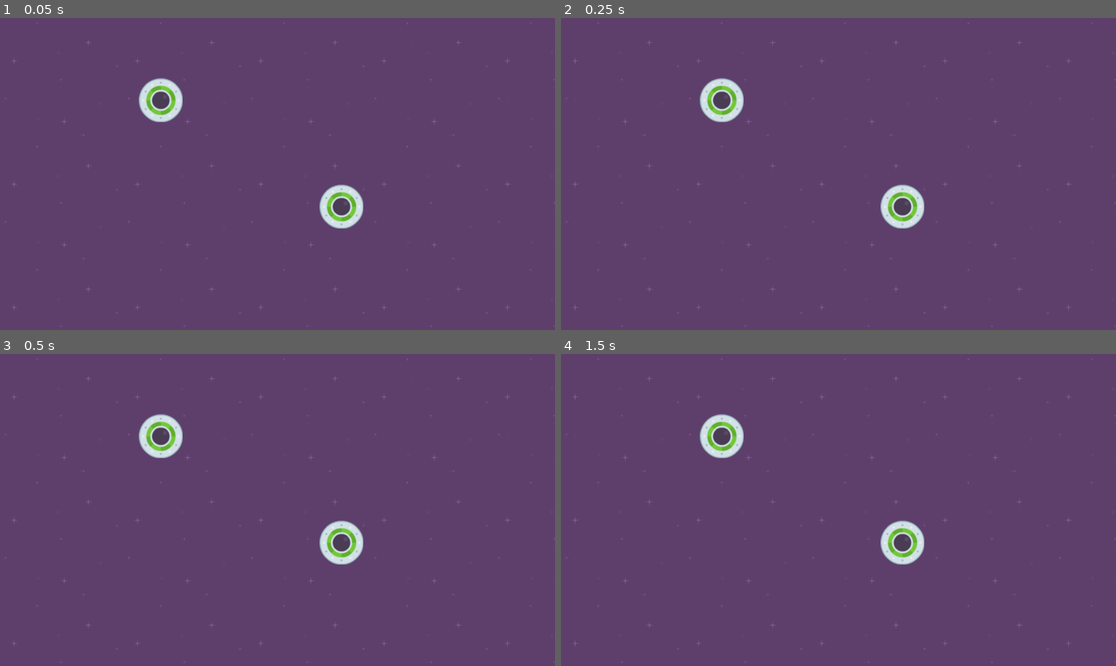
Above: before the commit, frames 1-4 (two rows, left to right).
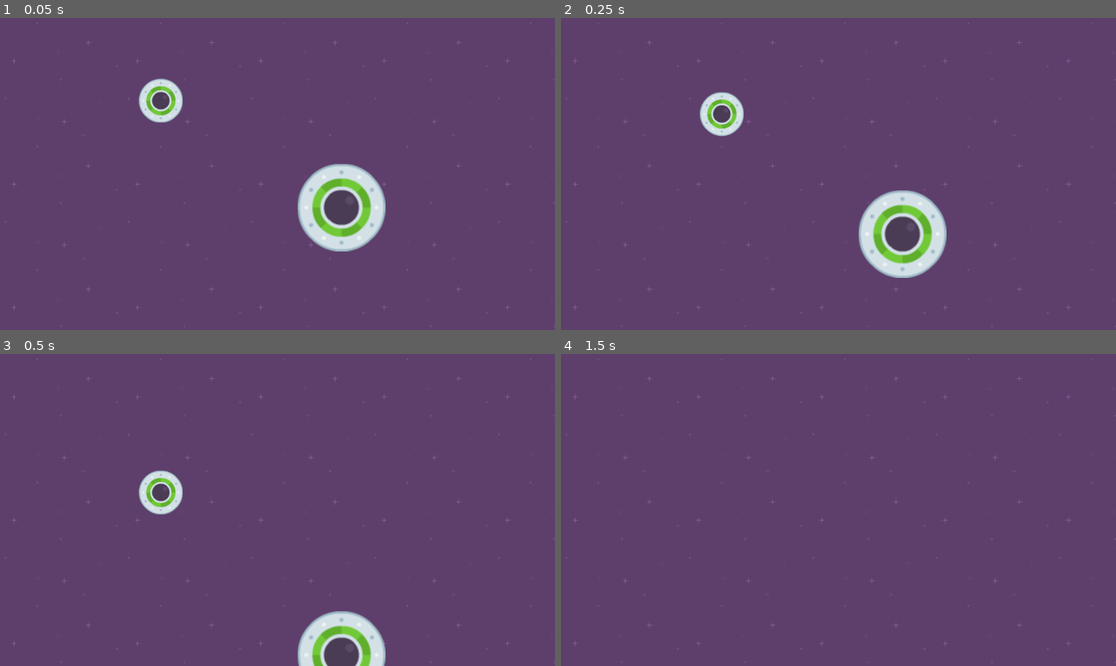
Above: after the commit, the same moments.

Repository: ty-n-42/Speedy-Saucer
Game: Godot game, scene res://levels/level_1.tscn
Two runs of this game, one before a commit and one after it. Both use one fixed random seed, a clock stepped at 60 frames per second and the inputs below.
Inputs:
- Up to frame 1 (0.05 s): no input
- Up to frame 2 (0.25 s): no input
- Up to frame 3 (0.5 s): no input
- Up to frame 4 (1.5 s): no input

The runs differ from the first frame. In frame 1, 3.4% of the frame differs, in the area x 25-70%, y 19-75%; in frame 2, 4.2%, in the area x 25-70%, y 19-84%; in frame 3, 4.2%; in frame 4, 1.5%.

Commit message:
updated player instances independently

Diff:
--- a/levels/level_1.tscn
+++ b/levels/level_1.tscn
@@ -16,3 +16,9 @@
 
 [node name="Player2" parent="." instance=ExtResource("2_rkx4e")]
 position = Vector2(709, 392)
+gravity_scale = 2.0
+
+[node name="Sprite2D" parent="Player2" index="0"]
+scale = Vector2(2, 2)
+
+[editable path="Player2"]
--- a/levels/player.tscn
+++ b/levels/player.tscn
@@ -6,7 +6,6 @@
 radius = 44.0
 
 [node name="Player" type="RigidBody2D"]
-gravity_scale = 0.0
 
 [node name="Sprite2D" type="Sprite2D" parent="."]
 texture = ExtResource("1_drxsu")
